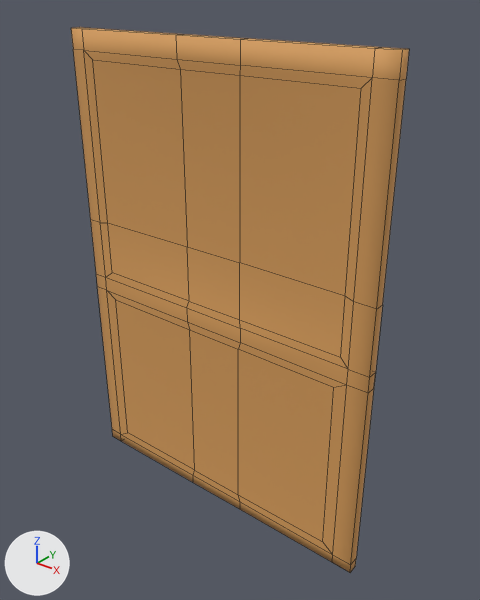
A saved change to the FBX model Content/Models/Card/Low_Poly_Card.FBX.
Rendered twice from a camera (50 mm lens) standing at (5.4, -6.21, 7.4) and looking at (0.25, 0.22, 3.42). Every picture has the same lights, and +X, +Y and +Z are marked at lower left. Mesh edges are drawn as thin lines. Where no turn or scale is listed for an object, it has been applied to the vertices.
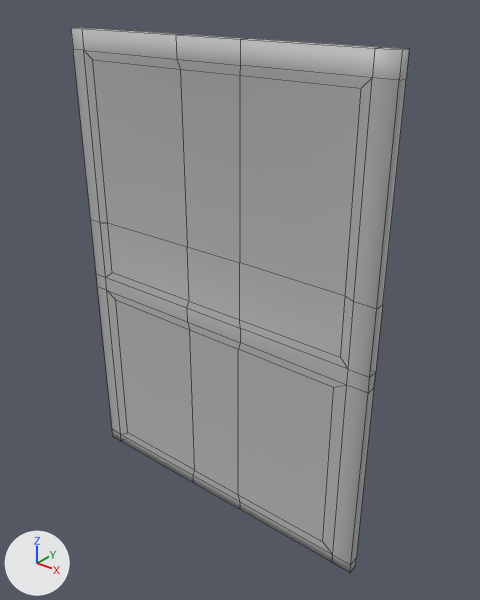
What differs and where, as boxes [x1, y1, x2, y2] in the pictures (480 x 600 px):
part 1 of me_mesh, recoloured: [76, 27, 405, 50] in both
part 2 of me_mesh, recoloured: [71, 28, 409, 572] in both

The change in detail:
Material 'lambert5' (mat_lambert5) is new.
Its base color is (0.5, 0.5, 0.5) (grey #bcbcbc).
Material 'lambert4' (mat_lambert4) is new.
Its base color is (0.5, 0.5, 0.5) (grey #bcbcbc).
me_mesh has 104 vertices, 100 faces and spans x -2.44..2.44, y -0.07..0.07, z 0.0..6.79.
me_mesh is used by ob_box001; location (0.0, 0.0, 0.0).
me_mesh part 1: all 40 faces centred in x -2.32..2.29, y 0.0..0.07, z 0.0..6.79 switch from mat_wire_177088027 (orange #d99f5c) to mat_lambert5 (grey #bcbcbc).
me_mesh part 2: all 60 faces centred in x -2.44..2.44, y -0.07..0.0, z 0.08..6.65 switch from mat_wire_177088027 (orange #d99f5c) to mat_lambert4 (grey #bcbcbc).
